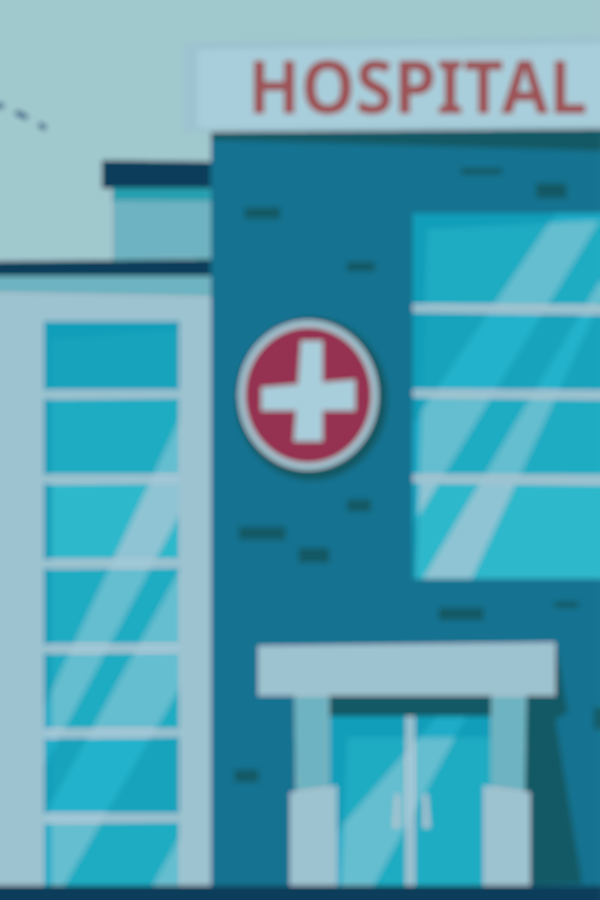
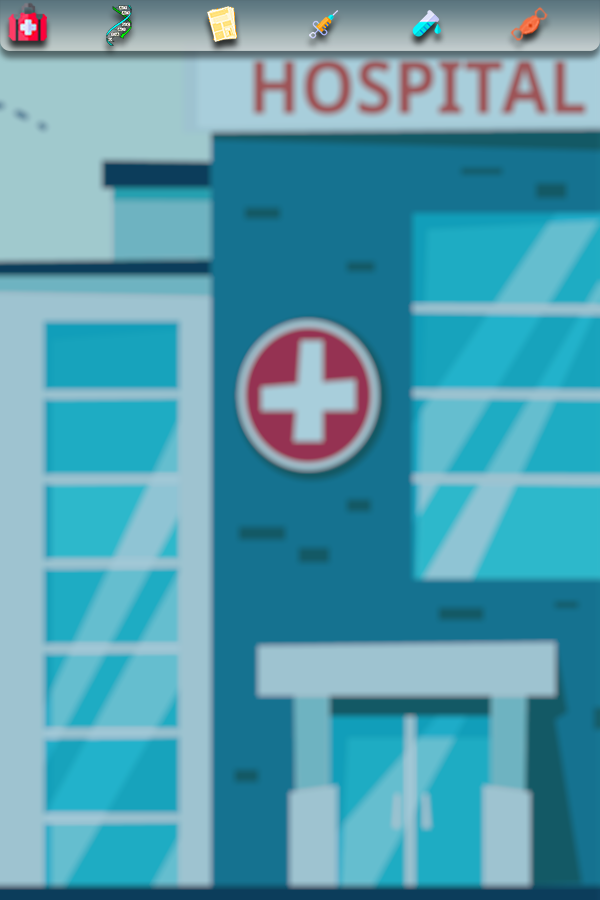
Two versions of the same layered image (600x900). Layer-by-layer changes:
added layer "Layer 1 copy" (1st of 5) above "Layer 1 copy" over bbox(309, 10, 340, 39)
added layer "Layer 1 copy" (2nd of 5) above "Layer 1 copy" over bbox(412, 9, 441, 37)
added layer "Layer 1 copy" (3rd of 5) above "Layer 1 copy" over bbox(207, 6, 237, 42)
added layer "Layer 1 copy" (4th of 5) above "Mask" over bbox(106, 5, 132, 46)
added layer "Mask" above "Bundle" over bbox(510, 6, 548, 42)
added layer "Bundle" above "Rectangle 1" over bbox(7, 2, 47, 42)
added layer "Rectangle 1" (65%) above "Layer 3" over bbox(0, 0, 600, 51)
